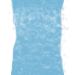
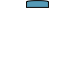
Layered file, before and after one edit (75x75). Changes by layer:
hid group "river up" (43 layers) over [8, 0, 69, 75]
added layer "Ellipse 2 copie 5" over [26, 0, 49, 8]
